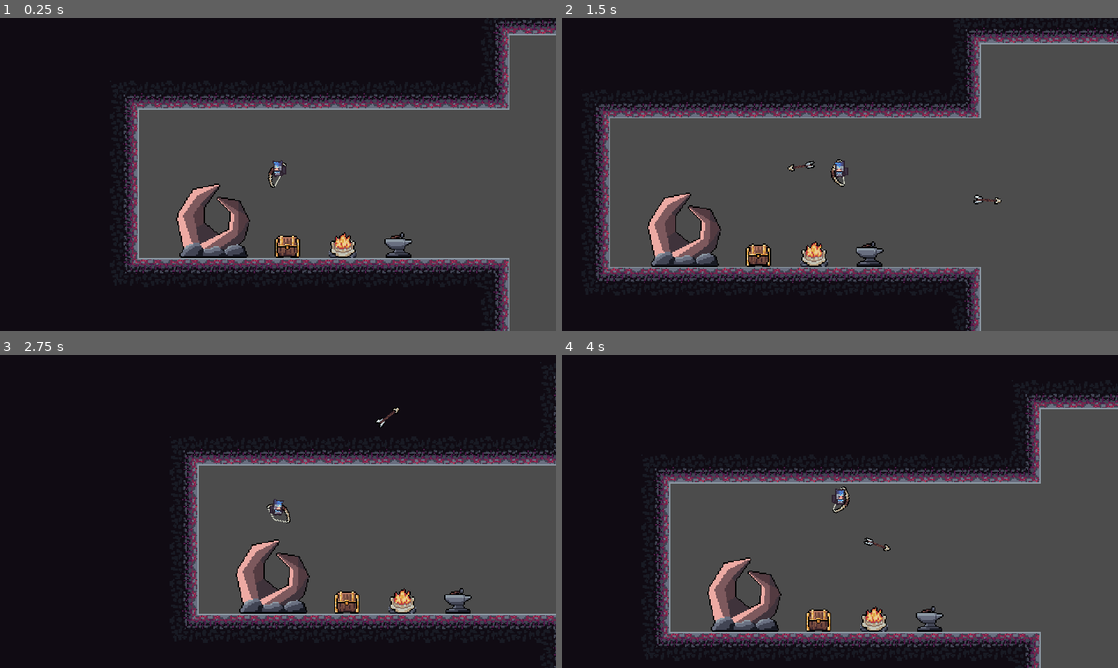
Above: before the commit, frames 1-4 (two rows, left to right).
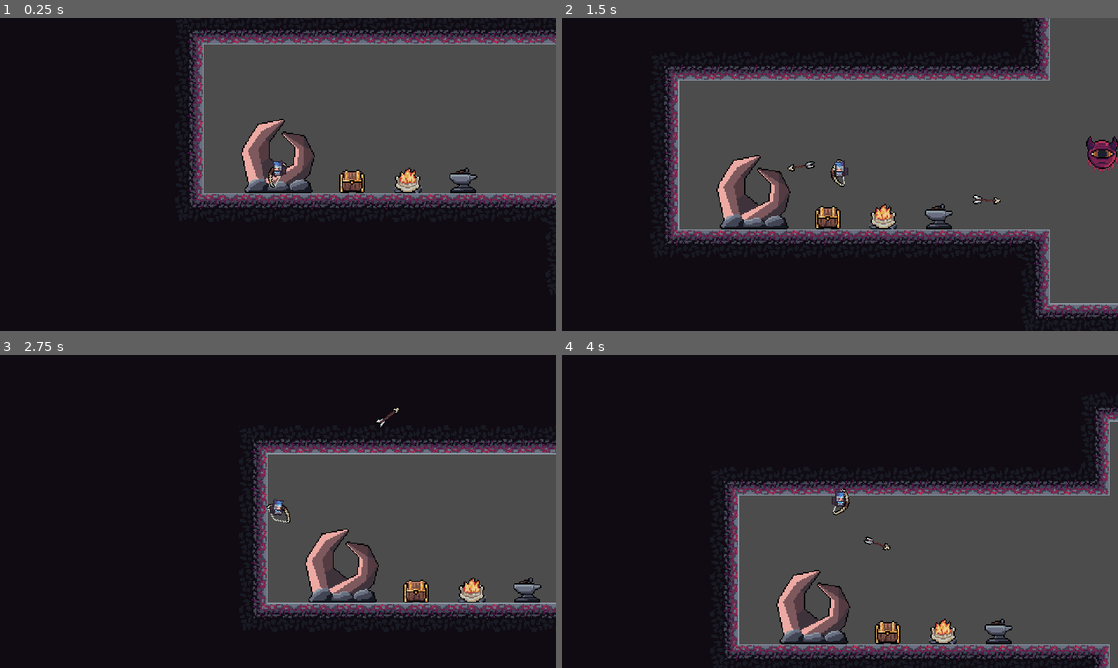
Above: after the commit, the same moments.

Repository: Riudin/Rogue-Worlds
Game: Godot game, scene res://MainScenes/Main.tscn
The game is run twice, just before and just after one commit, with the same random seed, the same clock (stepped at 60 frames per second) and the same inputs.
Inputs (mouse positions are in pixels of both pictures, inside the frame that each line leads up to):
- Up to frame 1 (0.25 s): no input
- Up to frame 2 (1.5 s): move the mouse to (962, 158) at 0.52 s; press the mouse at (962, 158) at 0.53 s; hold E (dash_right) from 0.53 s (still down); tap Space (jump) at 0.77 s; move the mouse to (728, 190) at 1.27 s; release the mouse at (728, 190) at 1.28 s; click (728, 190) at 1.35 s
- Up to frame 3 (2.75 s): tap Space (jump) at 1.52 s; move the mouse to (333, 442) at 2.02 s; release E (dash_right) at 2.03 s; press the mouse at (333, 442) at 2.03 s; hold Q (dash_left) from 2.03 s (still down)
- Up to frame 4 (4 s): move the mouse to (812, 574) at 2.77 s; release Q (dash_left) at 2.78 s; release the mouse at (812, 574) at 2.78 s; hold E (dash_right) from 2.78 s (still down); click (812, 574) at 2.85 s; tap Space (jump) at 3.02, 3.77 s; move the mouse to (1006, 558) at 3.52 s; press the mouse at (1006, 558) at 3.53 s

The runs differ from the first frame. In frame 1, 39% of the frame differs, in the area x 22-100%, y 0-100%; in frame 2, 34%; in frame 3, 17%; in frame 4, 23%.

Commit message:
Random Spawn Working

Diff:
--- a/Godot Project/Enemies/Enemy.gd
+++ b/Godot Project/Enemies/Enemy.gd
@@ -86,7 +86,7 @@
 
 
 func _process(_delta):
-	health_bar.set_position(position - Vector2(6, 35))
+	health_bar.set_position(global_position - Vector2(6, 35))
 
 
 func _physics_process(delta):
--- a/Godot Project/Levels/Level_2.tscn
+++ b/Godot Project/Levels/Level_2.tscn
@@ -1,25 +1,17 @@
-[gd_scene load_steps=6 format=2]
+[gd_scene load_steps=7 format=2]
 
 [ext_resource path="res://Levels/TileMaps/BaseTileMap.tscn" type="PackedScene" id=1]
 [ext_resource path="res://Levels/Objects/FirePlace.tscn" type="PackedScene" id=2]
 [ext_resource path="res://Levels/Objects/Chest.tscn" type="PackedScene" id=3]
-[ext_resource path="res://Levels/Objects/Portal.tscn" type="PackedScene" id=4]
+[ext_resource path="res://Levels/Objects/ExitPortal.tscn" type="PackedScene" id=4]
 [ext_resource path="res://Levels/Objects/Anvil.tscn" type="PackedScene" id=5]
+[ext_resource path="res://Levels/Objects/EntrancePortal.tscn" type="PackedScene" id=6]
 
 [node name="Level_2" type="Node2D"]
 
 [node name="BaseTileMap" parent="." instance=ExtResource( 1 )]
 centered_textures = false
 tile_data = PoolIntArray( -262155, 0, 0, -262154, 0, 1, -262153, 0, 1, -262152, 0, 1, -262151, 0, 1, -262150, 0, 1, -26 …(14907 unchanged characters)…
-
-[node name="Portal" parent="." instance=ExtResource( 4 )]
-position = Vector2( -32, 192 )
-
-[node name="Portal2" parent="." instance=ExtResource( 4 )]
-position = Vector2( 1216, 192 )
-
-[node name="Sprite" parent="Portal2" index="0"]
-frame = 1
 
 [node name="FirePlace" parent="." instance=ExtResource( 2 )]
 position = Vector2( 80, 192 )
@@ -30,4 +22,8 @@
 [node name="Chest" parent="." instance=ExtResource( 3 )]
 position = Vector2( 32, 192 )
 
-[editable path="Portal2"]
+[node name="EntrancePortal" parent="." instance=ExtResource( 6 )]
+position = Vector2( -32, 192 )
+
+[node name="ExitPortal" parent="." instance=ExtResource( 4 )]
+position = Vector2( 1216, 192 )
--- /dev/null
+++ b/Godot Project/Levels/Objects/EntrancePortal.tscn
@@ -0,0 +1,19 @@
+[gd_scene load_steps=3 format=2]
+
+[ext_resource path="res://Resources/Portal.png" type="Texture" id=1]
+
+[sub_resource type="RectangleShape2D" id=1]
+extents = Vector2( 32, 32 )
+
+[node name="EntrancePortal" type="Area2D"]
+collision_layer = 0
+
+[node name="Sprite" type="Sprite" parent="."]
+position = Vector2( 0, -32 )
+texture = ExtResource( 1 )
+hframes = 2
+
+[node name="CollisionShape2D" type="CollisionShape2D" parent="."]
+visible = false
+position = Vector2( 0, -32 )
+shape = SubResource( 1 )
--- /dev/null
+++ b/Godot Project/Levels/Objects/ExitPortal.gd
@@ -0,0 +1,15 @@
+extends Area2D
+
+var interactable = false
+
+
+func is_interactable():
+	return interactable
+
+func _on_ExitPortal_body_entered(body):
+	if body.is_in_group("Player"):
+		interactable = true
+
+func _on_ExitPortal_body_exited(body):
+	if body.is_in_group("Player"):
+		interactable = false
--- a/Godot Project/Levels/Objects/Portal.tscn
+++ b/Godot Project/Levels/Objects/ExitPortal.tscn
@@ -1,19 +1,25 @@
-[gd_scene load_steps=3 format=2]
+[gd_scene load_steps=4 format=2]
 
 [ext_resource path="res://Resources/Portal.png" type="Texture" id=1]
+[ext_resource path="res://Levels/Objects/ExitPortal.gd" type="Script" id=2]
 
 [sub_resource type="RectangleShape2D" id=1]
 extents = Vector2( 32, 32 )
 
-[node name="Portal" type="Area2D"]
+[node name="ExitPortal" type="Area2D"]
 collision_layer = 0
+script = ExtResource( 2 )
 
 [node name="Sprite" type="Sprite" parent="."]
 position = Vector2( 0, -32 )
 texture = ExtResource( 1 )
 hframes = 2
+frame = 1
 
 [node name="CollisionShape2D" type="CollisionShape2D" parent="."]
 visible = false
 position = Vector2( 0, -32 )
 shape = SubResource( 1 )
+
+[connection signal="body_entered" from="." to="." method="_on_ExitPortal_body_entered"]
+[connection signal="body_exited" from="." to="." method="_on_ExitPortal_body_exited"]
--- /dev/null
+++ b/Godot Project/MainScenes/Game.gd
@@ -0,0 +1,12 @@
+extends Node2D
+
+
+onready var exitPortal = find_node("ExitPortal")
+
+
+func _process(delta):
+	if exitPortal.is_interactable():
+		if Input.is_action_just_released("ui_up"):
+
+			Transition.transition("res://MainScenes/Main.tscn")
+			#queue_free()
--- a/Godot Project/MainScenes/Main.tscn
+++ b/Godot Project/MainScenes/Main.tscn
@@ -2,33 +2,23 @@
 
 [ext_resource path="res://Levels/Level_2.tscn" type="PackedScene" id=1]
 [ext_resource path="res://Inventory/Inventory.tscn" type="PackedScene" id=2]
-[ext_resource path="res://Enemies/BloodWorm.tscn" type="PackedScene" id=3]
+[ext_resource path="res://Utility/MonsterSpawner.tscn" type="PackedScene" id=3]
 [ext_resource path="res://Player/Player.tscn" type="PackedScene" id=4]
-[ext_resource path="res://Enemies/EyeDude.tscn" type="PackedScene" id=5]
 [ext_resource path="res://MainScenes/UI.gd" type="Script" id=6]
+[ext_resource path="res://MainScenes/Game.gd" type="Script" id=7]
 
 [node name="Main" type="Node2D"]
 
 [node name="Game" type="Node2D" parent="."]
+script = ExtResource( 7 )
 
 [node name="Level_2" parent="Game" instance=ExtResource( 1 )]
 
 [node name="Player" parent="Game" instance=ExtResource( 4 )]
-position = Vector2( 24, 112 )
+position = Vector2( -32, 168 )
 
-[node name="MonsterSpawner" type="Node2D" parent="Game"]
-
-[node name="BloodWorm" parent="Game/MonsterSpawner" instance=ExtResource( 3 )]
-position = Vector2( 568, 248 )
-
-[node name="BloodWorm2" parent="Game/MonsterSpawner" instance=ExtResource( 3 )]
-position = Vector2( 360, 248 )
-
-[node name="BloodWorm3" parent="Game/MonsterSpawner" instance=ExtResource( 3 )]
-position = Vector2( 744, 56 )
-
-[node name="EyeDude" parent="Game/MonsterSpawner" instance=ExtResource( 5 )]
-position = Vector2( 448, 48 )
+[node name="MonsterSpawner" parent="Game" instance=ExtResource( 3 )]
+position = Vector2( 224, 0 )
 
 [node name="UI" type="CanvasLayer" parent="."]
 script = ExtResource( 6 )
--- a/Godot Project/MainScenes/Menu.gd
+++ b/Godot Project/MainScenes/Menu.gd
@@ -3,7 +3,7 @@
 
 
 func _on_PlayButton_pressed():
-	Transition.transition("res://MainScenes/World.tscn")
+	Transition.transition("res://MainScenes/Main.tscn")
 
 
 func _on_SettingsButton_pressed():
--- a/Godot Project/Player/Player.gd
+++ b/Godot Project/Player/Player.gd
@@ -43,9 +43,6 @@
 
 
 func _physics_process(delta):
-	if Input.is_action_just_pressed("ui_up"):
-		print(PlayerInventory.inventory)
-
 	if not is_on_floor():
 		FRICTION = AIR_FRICTION
 	else:
--- /dev/null
+++ b/Godot Project/Utility/MonsterSpawner.gd
@@ -0,0 +1,51 @@
+extends Node
+
+onready var groundSpawners = $Groundspawners
+#onready var airSpawners = $AirSpawners
+onready var airSpawn1 = $AirSpawners/AirSpawn
+onready var groundSpawn1 = $Groundspawners/GroundSpawn1
+onready var groundSpawn2 = $Groundspawners/GroundSpawn2
+onready var groundSpawn3 = $Groundspawners/GroundSpawn3
+
+var enemies = [["BloodWorm", 10], ["EyeDude", 10]]
+
+var ground_spawn = []
+var air_spawn = []
+
+func _ready():
+	#get_spawn_areas()
+	spawn_enemies()
+
+
+func spawn_enemies():
+	for e in enemies:
+		var enemy = load("res://Enemies/" + e[0] + ".tscn")
+		var number_of_enemies = e[1]
+		for n in number_of_enemies:
+			var new_enemy = enemy.instance()
+			var new_enemy_can_fly = new_enemy.can_fly
+			var new_enemy_position = generate_enemy_position(new_enemy_can_fly)
+			new_enemy.position = new_enemy_position
+			add_child(new_enemy)
+
+func get_spawn_areas():
+	for c in groundSpawners.get_child_count():
+		ground_spawn.append()
+
+
+func generate_enemy_position(can_fly):
+	var enemy_position
+	if can_fly:
+		enemy_position = airSpawn1.get_random_position()
+	else:
+		randomize()
+		var rng = randi() % 3 + 1
+		var active_spawner
+		if rng == 1:
+			active_spawner = groundSpawn1
+		elif rng == 2:
+			active_spawner = groundSpawn2
+		elif rng == 3:
+			active_spawner = groundSpawn3
+		enemy_position = active_spawner.get_random_position()
+	return enemy_position
--- /dev/null
+++ b/Godot Project/Utility/MonsterSpawner.tscn
@@ -0,0 +1,52 @@
+[gd_scene load_steps=7 format=2]
+
+[ext_resource path="res://Utility/MonsterSpawner.gd" type="Script" id=1]
+[ext_resource path="res://Utility/SpawnPosition.gd" type="Script" id=2]
+
+[sub_resource type="RectangleShape2D" id=1]
+extents = Vector2( 368, 4 )
+
+[sub_resource type="RectangleShape2D" id=2]
+extents = Vector2( 96, 4 )
+
+[sub_resource type="RectangleShape2D" id=3]
+extents = Vector2( 96, 4 )
+
+[sub_resource type="RectangleShape2D" id=4]
+extents = Vector2( 368, 116 )
+
+[node name="MonsterSpawner" type="Node2D"]
+script = ExtResource( 1 )
+
+[node name="Groundspawners" type="Node2D" parent="."]
+
+[node name="GroundSpawn1" type="Area2D" parent="Groundspawners"]
+script = ExtResource( 2 )
+
+[node name="CollisionShape2D" type="CollisionShape2D" parent="Groundspawners/GroundSpawn1"]
+position = Vector2( 368, 252 )
+shape = SubResource( 1 )
+
+[node name="GroundSpawn2" type="Area2D" parent="Groundspawners"]
+position = Vector2( -56, -128 )
+script = ExtResource( 2 )
+
+[node name="CollisionShape2D" type="CollisionShape2D" parent="Groundspawners/GroundSpawn2"]
+position = Vector2( 280, 188 )
+shape = SubResource( 2 )
+
+[node name="GroundSpawn3" type="Area2D" parent="Groundspawners"]
+script = ExtResource( 2 )
+
+[node name="CollisionShape2D" type="CollisionShape2D" parent="Groundspawners/GroundSpawn3"]
+position = Vector2( 512, 60 )
+shape = SubResource( 3 )
+
+[node name="AirSpawners" type="Node2D" parent="."]
+
+[node name="AirSpawn" type="Area2D" parent="AirSpawners"]
+script = ExtResource( 2 )
+
+[node name="CollisionShape2D" type="CollisionShape2D" parent="AirSpawners/AirSpawn"]
+position = Vector2( 368, 116 )
+shape = SubResource( 4 )
--- /dev/null
+++ b/Godot Project/Utility/SpawnPosition.gd
@@ -0,0 +1,18 @@
+extends Area2D
+
+onready var collisionShape = $CollisionShape2D
+
+var center_pos
+var size
+
+var random_position = Vector2.ZERO
+
+func _ready():
+	center_pos = collisionShape.position + self.position
+	size = collisionShape.shape.extents * 2
+
+func get_random_position():
+	randomize()
+	random_position.x = (randi() % int(size.x)) - (size.x/2) + center_pos.x
+	random_position.y = (randi() % int(size.y)) - (size.y/2) + center_pos.y
+	return random_position
